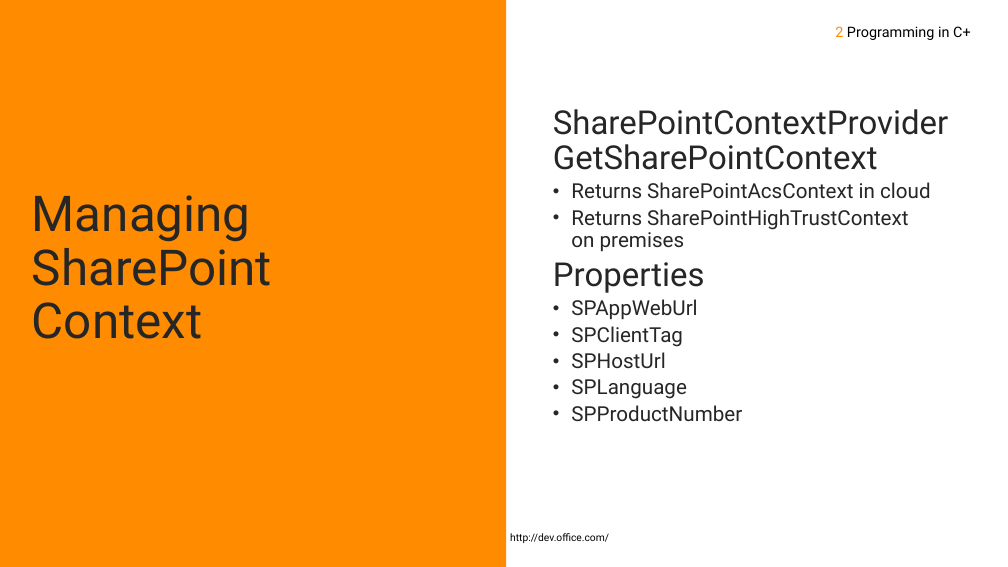
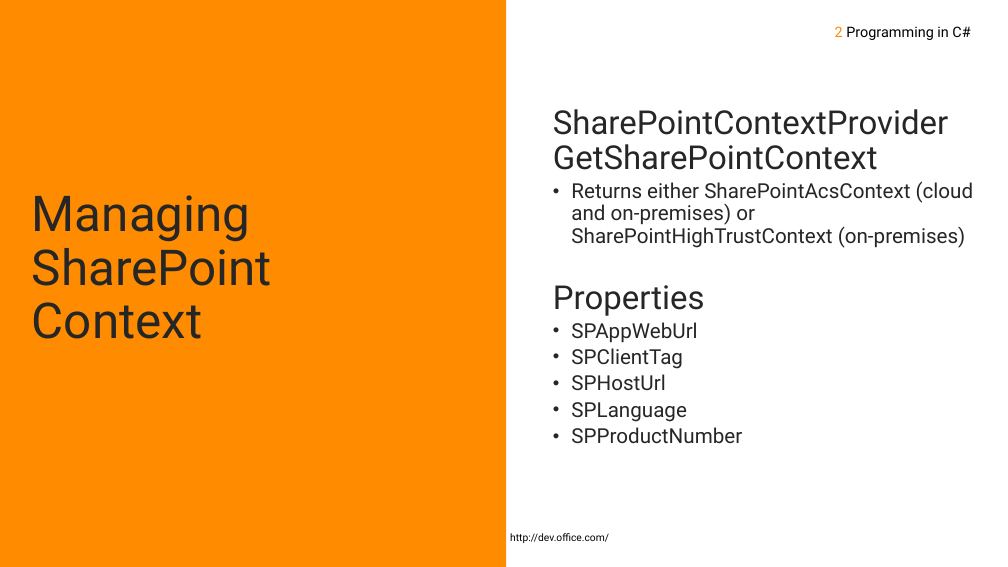
Before and after one commit to fabbbiob/TrainingContent, a slide deck: slide 14 of O3652/O3652-6 Deep Dive into Provider Hosted Add-ins/O3652-6 Deep Dive into Provider Hosted Apps.pptx (slide 15 before the commit). Drawn at 1008x567 pixels with LibreOffice and Linux fonts; fonts in the diff are those of the drawing; background and template pictures are left out. Boxes give left, top, right and bottom in pixels: in the first picture for what was removed or moved away, otherwise in the second. Text is boxed around its words. In the diff, an @@ line names an element or a change of style, - is before the commit and + after.

```diff
--- a/O3652/O3652-6 Deep Dive into Provider Hosted Add-ins/O3652-6 Deep Dive into Provider Hosted Apps.pptx
+++ b/O3652/O3652-6 Deep Dive into Provider Hosted Add-ins/O3652-6 Deep Dive into Provider Hosted Apps.pptx
@@ text at box(835, 26, 970, 40): text changed @@
-2 Programming in C+
+2 Programming in C#
@@ text at box(571, 181, 974, 248): text changed @@
-  • Returns SharePointAcsContext in cloud
-  • Returns SharePointHighTrustContext
-    on premises
+  • Returns either SharePointAcsContext (cloud and on-premises) or SharePointHighTrustContext (on-premises)
```
Also in this commit, not shown: 16 other slides changed, 1 slide added, 3 slides removed.
